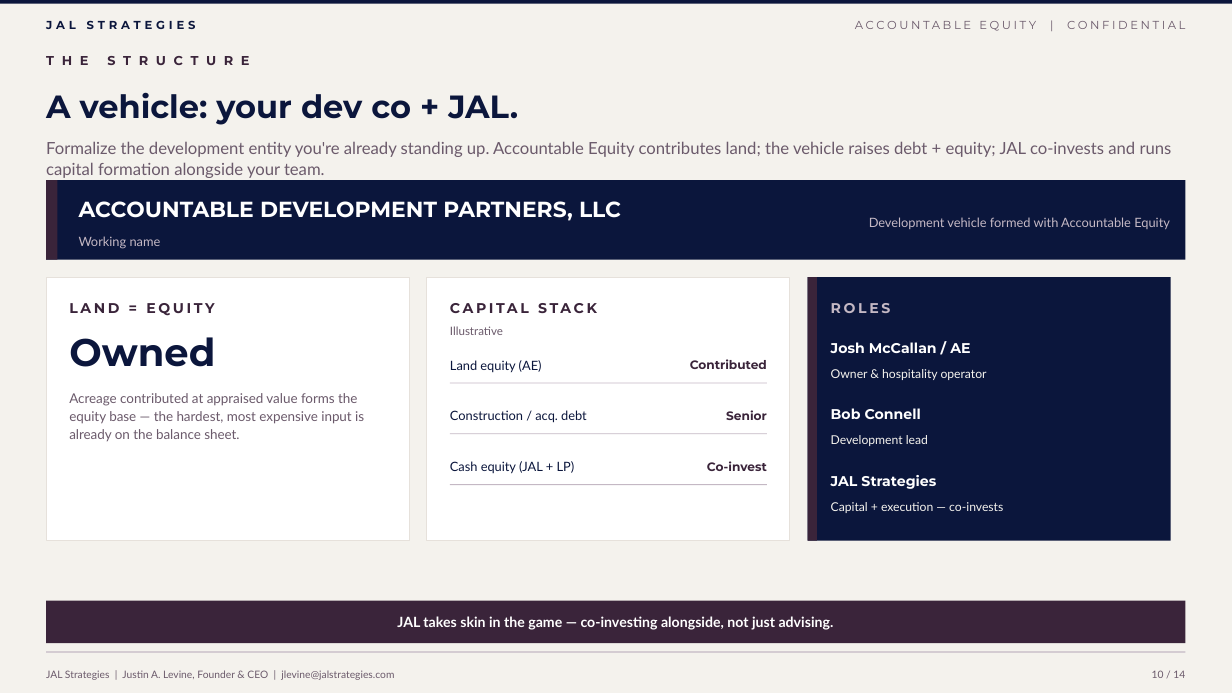
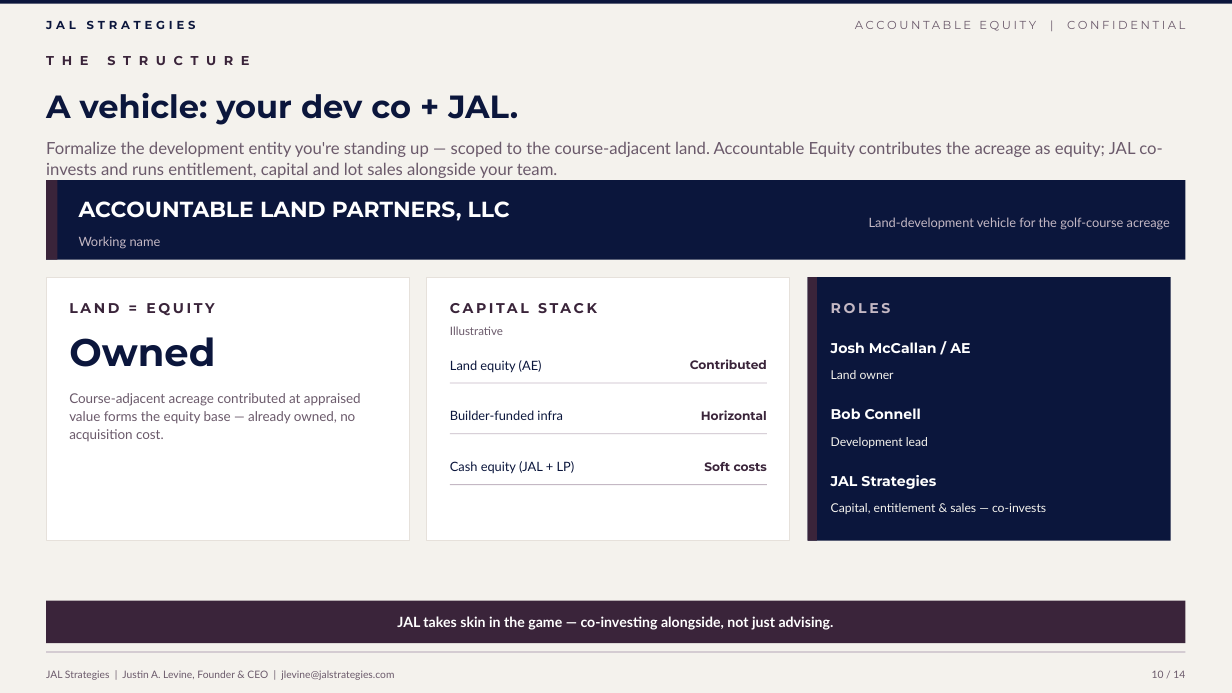
Before and after one commit to jlevine711/Apex, a slide deck: slide 10 of JAL_Accountable_Equity_Proposal.pptx. Drawn at 1232x693 pixels with LibreOffice and Linux fonts; fonts in the diff are those of the drawing. Boxes give left, top, right and bottom in pixels: in the first picture for what was removed or moved away, otherwise in the second. Text is boxed around its words. In the diff, an @@ line names an element or a change of style, - is before the commit and + after.

```diff
--- a/JAL_Accountable_Equity_Proposal.pptx
+++ b/JAL_Accountable_Equity_Proposal.pptx
@@ text at box(46, 141, 1162, 178): text changed @@
-Formalize the development entity you're already standing up. Accountable Equity contributes land; the vehicle raises debt + equity; JAL co-invests and runs capital formation alongside your team.
+Formalize the development entity you're standing up — scoped to the course-adjacent land. Accountable Equity contributes the acreage as equity; JAL co-invests and runs entitlement, capital and lot sales alongside your team.
@@ text at box(79, 201, 510, 221): text changed @@
-ACCOUNTABLE DEVELOPMENT PARTNERS, LLC
+ACCOUNTABLE LAND PARTNERS, LLC
@@ text at box(869, 217, 1170, 230): text changed @@
-Development vehicle formed with Accountable Equity
+Land-development vehicle for the golf-course acreage
@@ text at box(831, 370, 894, 379): text changed @@
-Owner & hospitality operator
+Land owner
@@ text at box(69, 393, 361, 441): text changed @@
-Acreage contributed at appraised value forms the equity base — the hardest, most expensive input is already on the balance sheet.
+Course-adjacent acreage contributed at appraised value forms the equity base — already owned, no acquisition cost.
@@ text at box(450, 410, 563, 420): text changed @@
-Construction / acq. debt
+Builder-funded infra
@@ text at box(701, 410, 767, 420): text changed @@
-Senior
+Horizontal
@@ text "Development lead" at box(831, 437, 928, 448): line spacing 1 to 11pt @@
@@ text at box(704, 462, 767, 471): text changed @@
-Co-invest
+Soft costs
@@ text at box(831, 503, 1046, 514): text changed @@
-Capital + execution — co-invests
+Capital, entitlement & sales — co-invests
```
Also in this commit, not shown: 10 other slides changed, 2 slides added, 2 slides removed, 2 other files.
